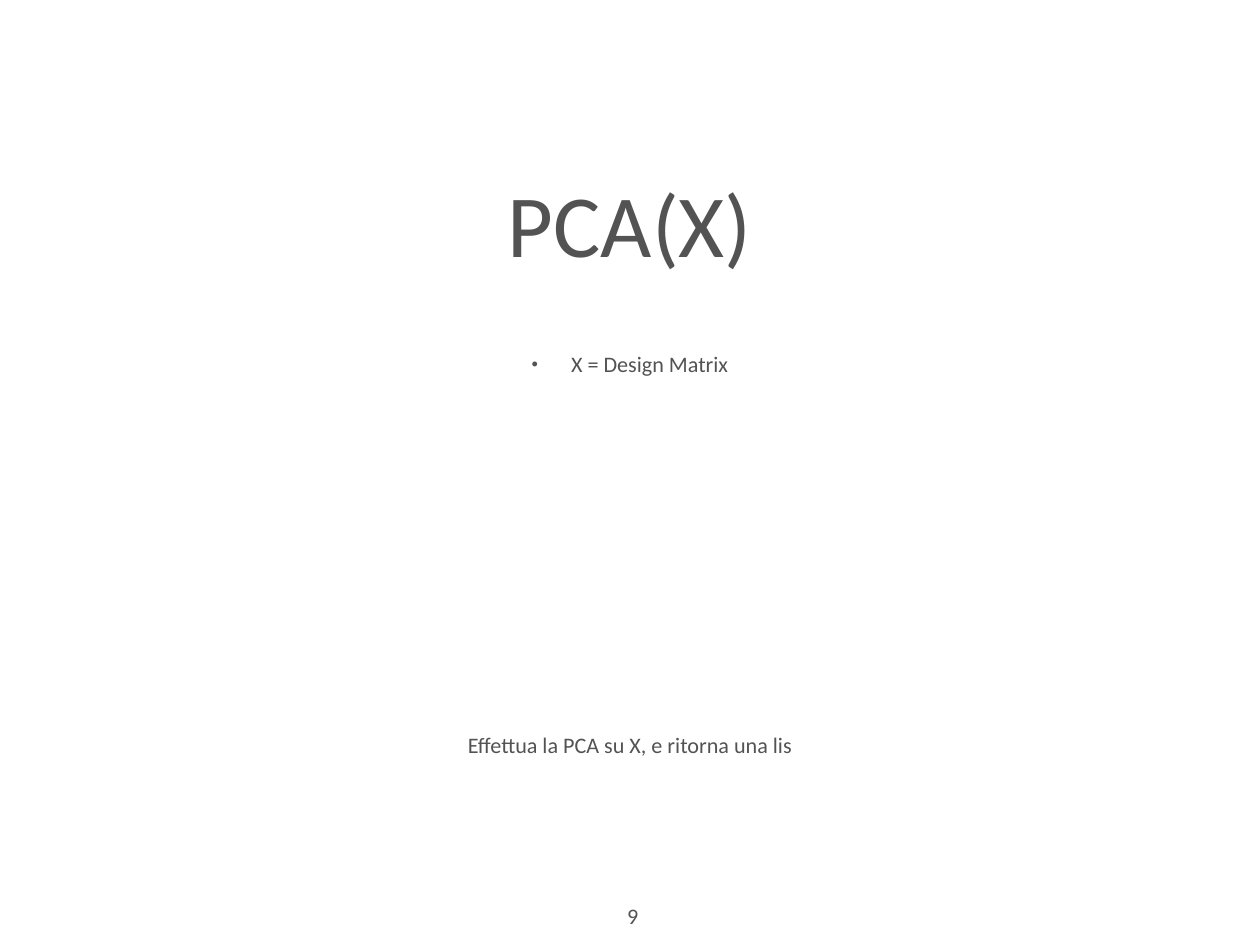
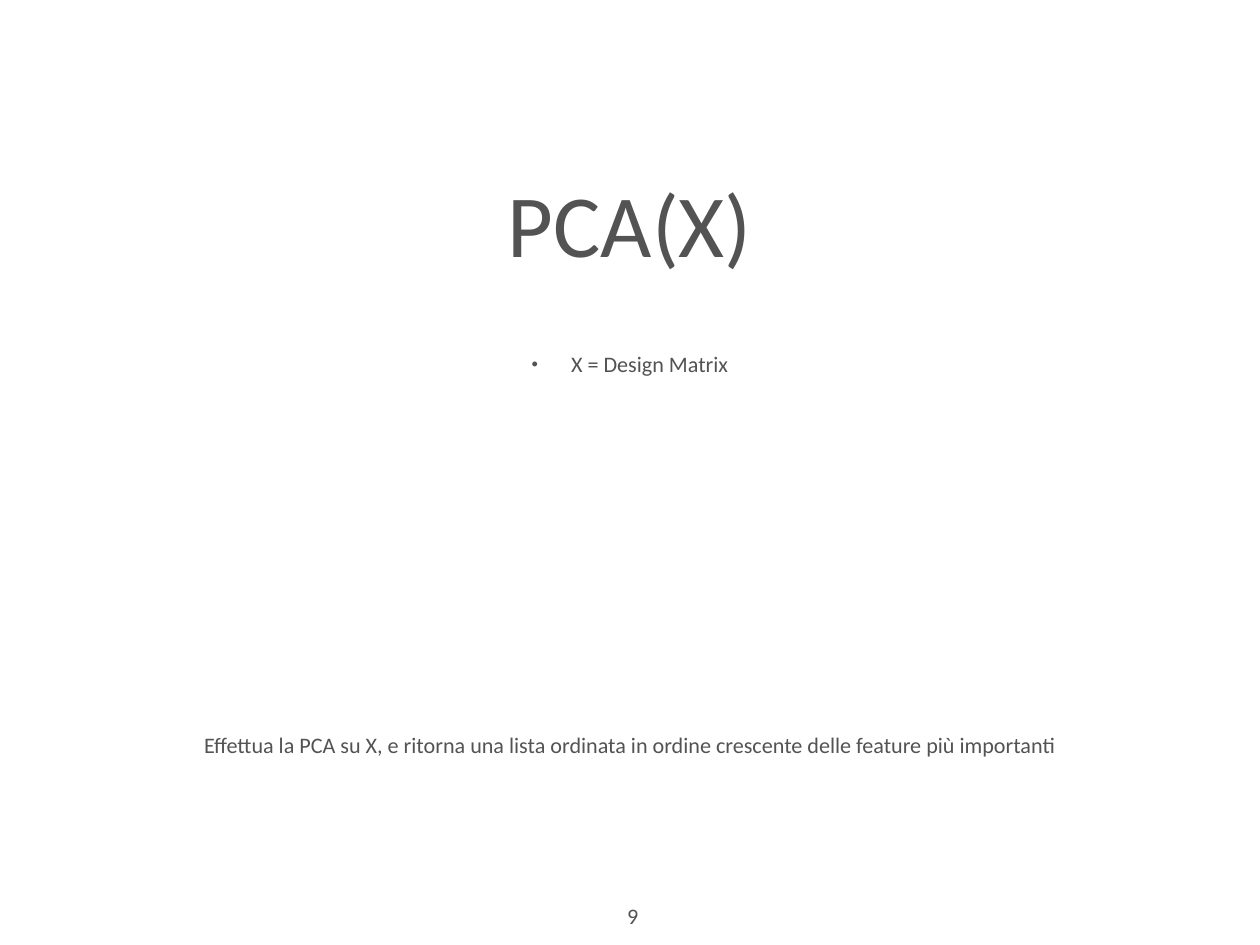
Before and after one commit to danielecominu/CreditApproval, a slide deck: slide 9 of Slide.odp. Drawn at 1260x945 pixels with LibreOffice and Linux fonts; fonts in the diff are those of the drawing. Boxes give left, top, right and bottom in pixels: in the first picture for what was removed or moved away, otherwise in the second. Text is boxed around its words. In the diff, an @@ line names an element or a change of style, - is before the commit and + after.

```diff
--- a/Slide.odp
+++ b/Slide.odp
@@ text at box(204, 737, 1055, 757): text changed @@
-Effettua la PCA su X, e ritorna una lis
+Effettua la PCA su X, e ritorna una lista ordinata in ordine crescente delle feature più importanti
```
Also in this commit, not shown: 4 slides added, 1 other file.
